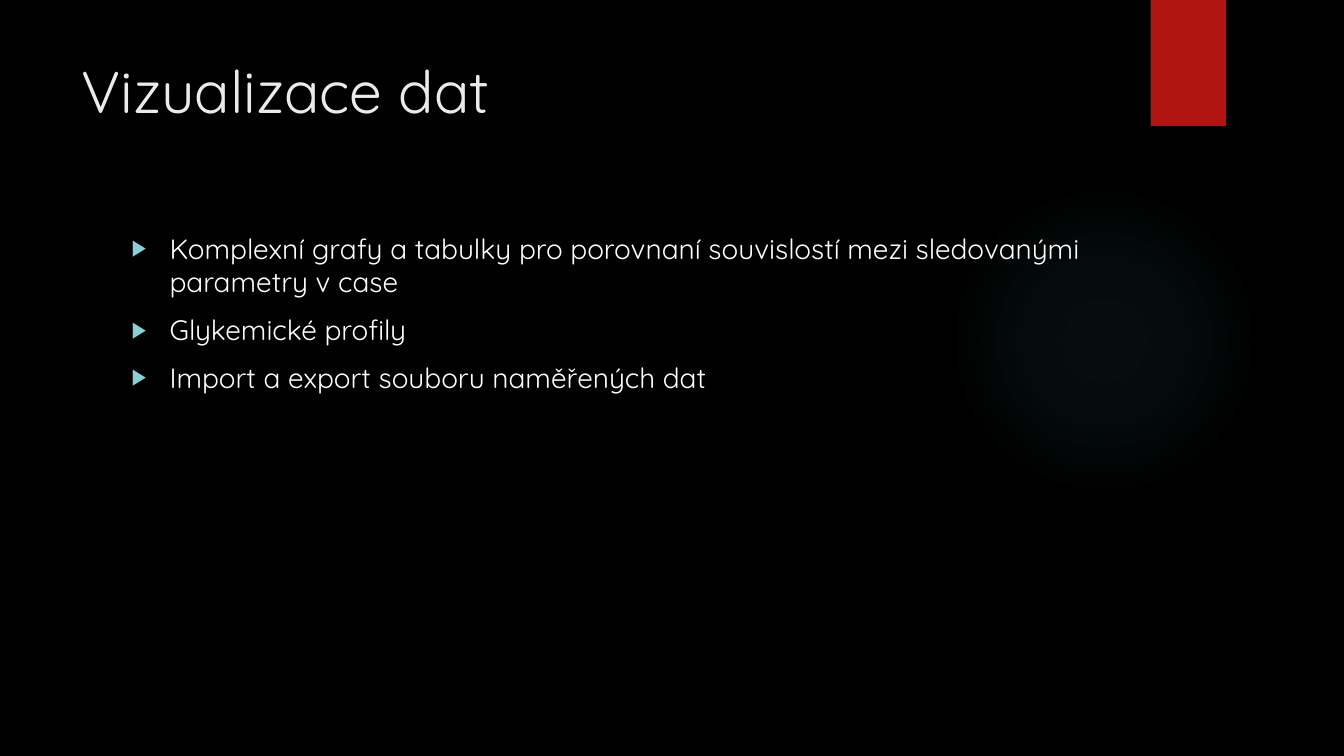
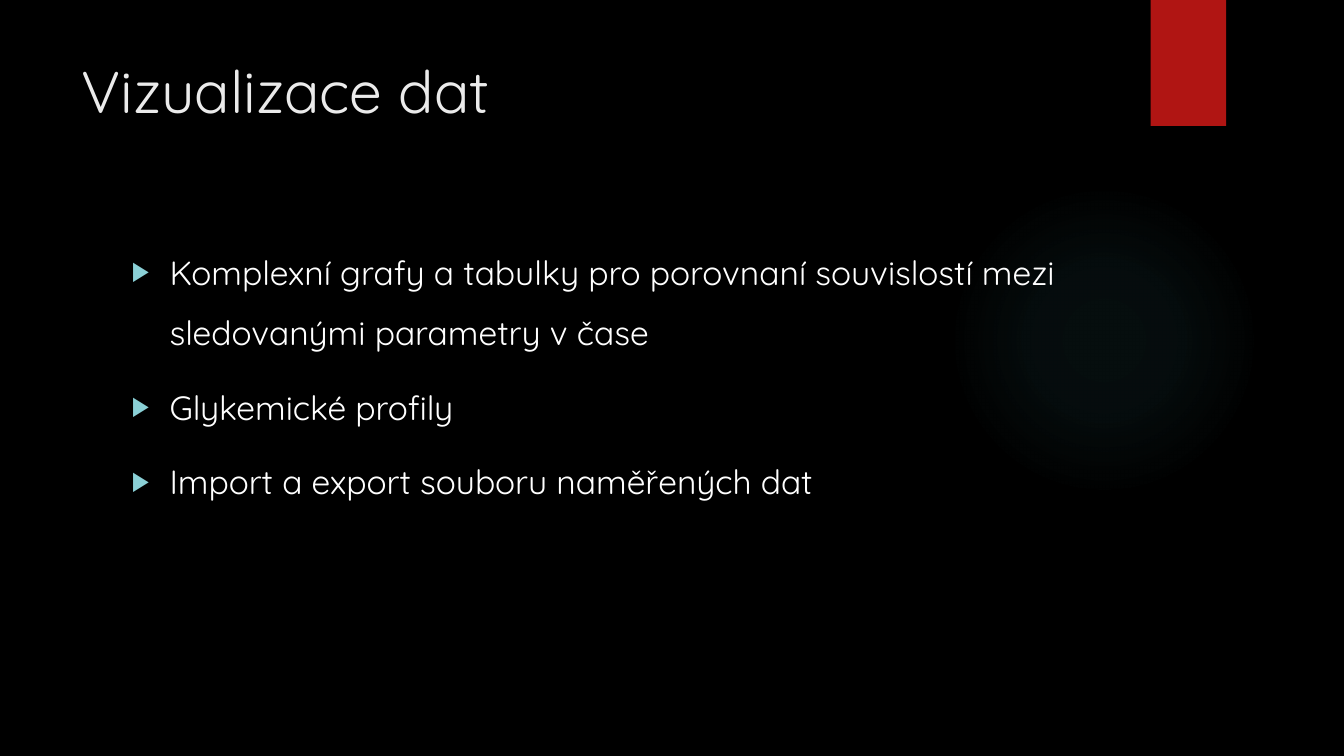
Before and after one commit to MrMilan/Diplomka, a slide deck: slide 12 of prezentace diplomka/DP_Diani.pptx. Drawn at 1344x756 pixels with LibreOffice and Linux fonts; fonts in the diff are those of the drawing; background and template pictures are left out. Boxes give left, top, right and bottom in pixels: in the first picture for what was removed or moved away, otherwise in the second. Text is boxed around its words. In the diff, an @@ line names an element or a change of style, - is before the commit and + after.

```diff
--- a/prezentace diplomka/DP_Diani.pptx
+++ b/prezentace diplomka/DP_Diani.pptx
@@ text at [170, 260, 1055, 352]: text changed; size 20 to 24 pt @@
-▶ Komplexní grafy a tabulky pro porovnaní souvislostí mezi sledovanými parametry v case
+▶ Komplexní grafy a tabulky pro porovnaní souvislostí mezi sledovanými parametry v čase
@@ text at [170, 395, 813, 501]: size 20 to 24 pt in "Glykemické profily", "Import a export souboru naměřených dat"; line spacing 1 to 1.5 @@
```
Also in this commit, not shown: 5 other slides changed, 3 slides added, 1 other file.
